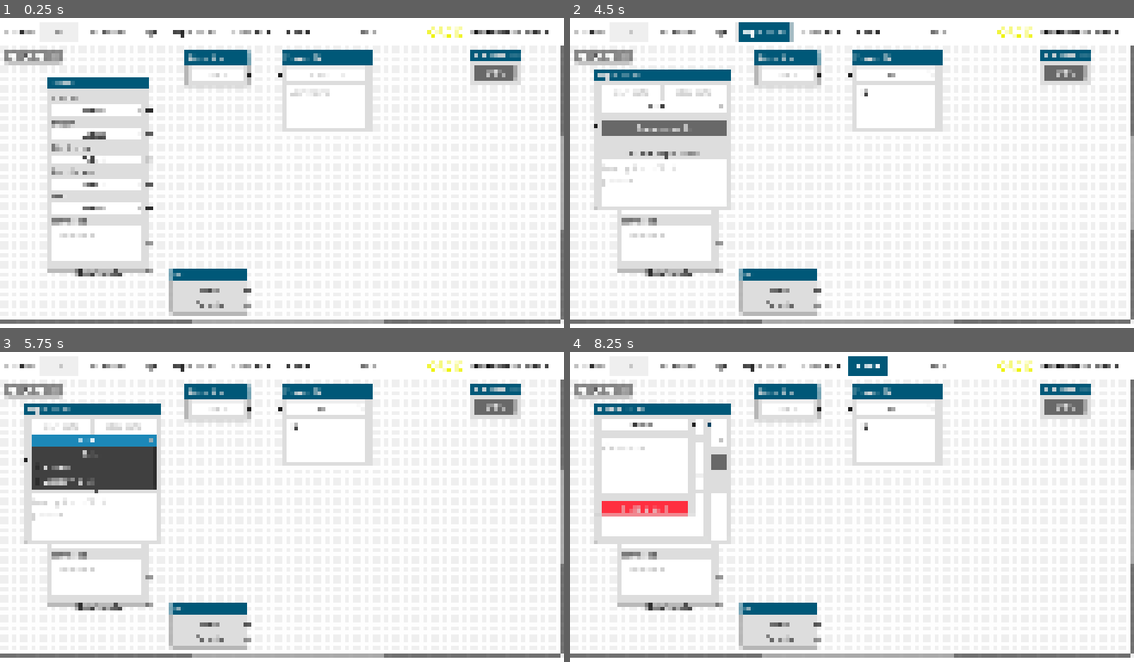
Above: before the commit, frames 1-4 (two rows, left to right).
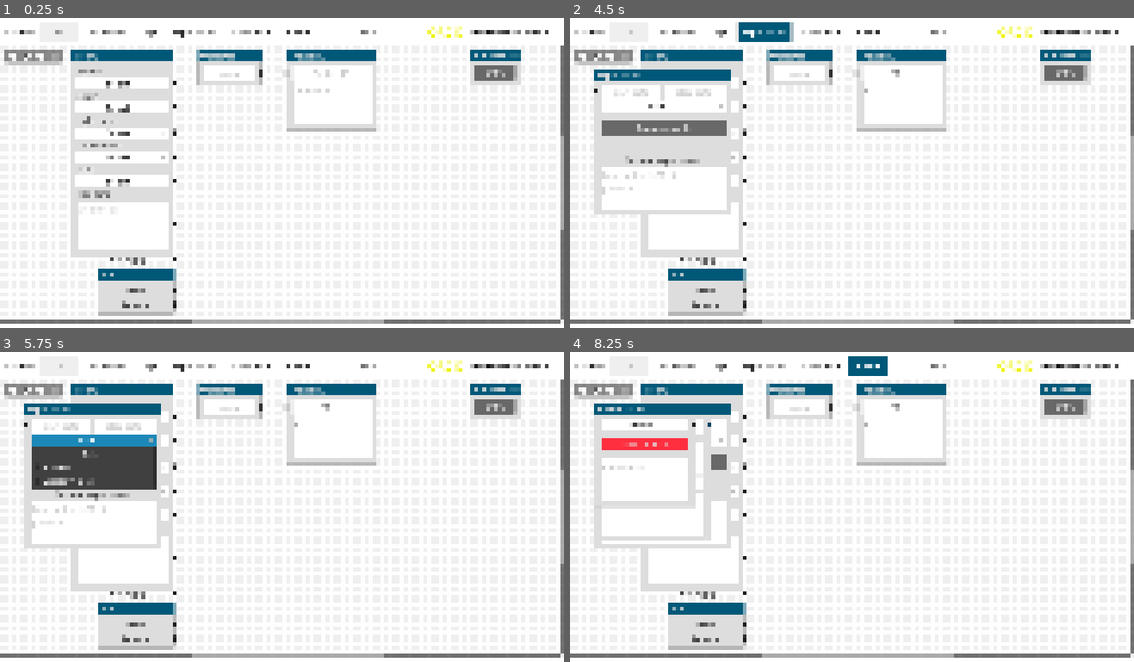
Above: after the commit, the same moments.

Repository: sciple/metadata-app
Game: Godot game, scene res://main.tscn
Same seed, same stepped clock (60 frames per second), same inputs: the game is played once before the commit and once after it.
Inputs (mouse positions are in pixels of both pictures, inside the frame that each line leads up to):
- Up to frame 1 (0.25 s): no input
- Up to frame 2 (4.5 s): click (626, 30) at 0.52 s; type "12" at 0.6 s; click (897, 73) at 0.75 s; type "12" at 0.83 s; click (897, 104) at 0.98 s; type "12" at 1.07 s; click "Operator" at 1.25 s; click (626, 92) at 2.02 s; type "Alex" at 2.1 s; click "Cage" at 2.75 s; click (632, 92) at 3.52 s; type "12" at 3.6 s; click (632, 120) at 3.75 s; type "12" at 3.83 s; click (632, 135) at 3.98 s; type "12" at 4.07 s; click "Experiment" at 4.25 s
- Up to frame 3 (5.75 s): click "Select" at 5 s
- Up to frame 4 (8.25 s): click "Raw data path" at 5.75 s; click "Y maze" at 6.5 s; click "Treatment" at 7.25 s; click "Health" at 8 s

The runs differ from the first frame. In frame 1, 13% of the frame differs, in the area x 8-67%, y 10-97%; in frame 2, 10%; in frame 3, 10%; in frame 4, 12%.

Commit message:
further cleaning

Diff:
--- a/experiment_plus/experiment_plus.tscn
+++ b/experiment_plus/experiment_plus.tscn
@@ -14,9 +14,9 @@
 offset_bottom = 286.0
 resizable = true
 title = "Experiment"
-slot/0/left_enabled = false
+slot/0/left_enabled = true
 slot/0/left_type = 0
-slot/0/left_color = Color(1, 1, 1, 1)
+slot/0/left_color = Color(0.133333, 0.133333, 0.133333, 1)
 slot/0/left_icon = null
 slot/0/right_enabled = false
 slot/0/right_type = 0
@@ -41,7 +41,7 @@
 slot/2/right_color = Color(1, 1, 1, 1)
 slot/2/right_icon = null
 slot/2/draw_stylebox = true
-slot/3/left_enabled = true
+slot/3/left_enabled = false
 slot/3/left_type = 0
 slot/3/left_color = Color(0.133333, 0.133333, 0.133333, 1)
 slot/3/left_icon = null
@@ -77,15 +77,17 @@
 slot/6/right_color = Color(1, 1, 1, 1)
 slot/6/right_icon = null
 slot/6/draw_stylebox = true
+slot/7/left_enabled = false
+slot/7/left_type = 0
+slot/7/left_color = Color(1, 1, 1, 1)
+slot/7/left_icon = null
+slot/7/right_enabled = false
+slot/7/right_type = 0
+slot/7/right_color = Color(1, 1, 1, 1)
+slot/7/right_icon = null
+slot/7/draw_stylebox = true
 
-[node name="FileDialog" type="FileDialog" parent="." index="1"]
-title = "Open a File"
-ok_button_text = "Open"
-file_mode = 0
-access = 2
-use_native_dialog = true
-
-[node name="HBoxContainer" type="HBoxContainer" parent="." index="2"]
+[node name="HBoxContainer" type="HBoxContainer" parent="." index="1"]
 layout_mode = 2
 size_flags_vertical = 4
 
@@ -101,7 +103,7 @@
 size_flags_vertical = 4
 placeholder_text = "stop date"
 
-[node name="option_button" parent="." index="3" instance=ExtResource("4_1srum")]
+[node name="option_button" parent="." index="2" instance=ExtResource("4_1srum")]
 layout_mode = 2
 item_count = 3
 popup/item_1/text = "Y maze"
@@ -109,20 +111,25 @@
 popup/item_2/text = "Western Blot"
 popup/item_2/id = 2
 
-[node name="HSeparator" type="HSeparator" parent="." index="4"]
+[node name="HSeparator" type="HSeparator" parent="." index="3"]
 layout_mode = 2
 theme_override_constants/separation = 13
 theme_override_styles/separator = SubResource("StyleBoxFlat_53jfp")
 
-[node name="find_raw_data" type="Button" parent="." index="5"]
+[node name="find_raw_data" type="Button" parent="." index="4"]
 layout_mode = 2
 text = "Raw data path"
 script = ExtResource("3_yub4b")
 
-[node name="raw_data_path" parent="." index="6" instance=ExtResource("5_7rd3j")]
+[node name="raw_data_path" parent="." index="5" instance=ExtResource("5_7rd3j")]
 layout_mode = 2
 theme_override_font_sizes/font_size = 14
 text = "..."
+
+[node name="HSeparator2" type="HSeparator" parent="." index="6"]
+layout_mode = 2
+theme_override_constants/separation = 13
+theme_override_styles/separator = SubResource("StyleBoxFlat_53jfp")
 
 [node name="Label" type="Label" parent="." index="7"]
 modulate = Color(0.259294, 0.259294, 0.259294, 1)
@@ -134,5 +141,12 @@
 layout_mode = 2
 placeholder_text = "Description, SOP ID, protocol ..."
 
+[node name="FileDialog" type="FileDialog" parent="." index="9"]
+title = "Open a File"
+ok_button_text = "Open"
+file_mode = 0
+access = 2
+use_native_dialog = true
+
+[connection signal="pressed" from="find_raw_data" to="find_raw_data" method="_on_pressed"]
 [connection signal="file_selected" from="FileDialog" to="find_raw_data" method="_on_file_dialog_file_selected"]
-[connection signal="pressed" from="find_raw_data" to="find_raw_data" method="_on_pressed"]
--- a/health_plus/health_plus.tscn
+++ b/health_plus/health_plus.tscn
@@ -3,8 +3,6 @@
 [ext_resource type="PackedScene" uid="uid://bnr0tg0ideh1y" path="res://node_element/node_element.tscn" id="1_xbn3q"]
 [ext_resource type="PackedScene" uid="uid://b0qq2mo0de8cu" path="res://node_element/option_button.tscn" id="2_au02f"]
 [ext_resource type="PackedScene" uid="uid://2ef7xpk2mjkj" path="res://node_element/comments.tscn" id="3_2gbfq"]
-
-[sub_resource type="StyleBoxFlat" id="StyleBoxFlat_erurg"]
 
 [sub_resource type="StyleBoxFlat" id="StyleBoxFlat_oqd2m"]
 
@@ -23,6 +21,8 @@
 func _on_pressed():
 	OS.shell_open(\"mailto:email_address_here?to=email_address_here&body=AAA&subject=BBB\")
 "
+
+[sub_resource type="StyleBoxFlat" id="StyleBoxFlat_erurg"]
 
 [node name="health_plus" instance=ExtResource("1_xbn3q")]
 offset_right = 205.0
@@ -73,15 +73,6 @@
 slot/4/right_color = Color(1, 1, 1, 1)
 slot/4/right_icon = null
 slot/4/draw_stylebox = true
-slot/5/left_enabled = false
-slot/5/left_type = 0
-slot/5/left_color = Color(1, 1, 1, 1)
-slot/5/left_icon = null
-slot/5/right_enabled = false
-slot/5/right_type = 0
-slot/5/right_color = Color(1, 1, 1, 1)
-slot/5/right_icon = null
-slot/5/draw_stylebox = true
 
 [node name="option_button" parent="." index="1" instance=ExtResource("2_au02f")]
 layout_mode = 2
@@ -89,28 +80,23 @@
 popup/item_1/text = "Low body weight"
 popup/item_1/id = 1
 
-[node name="HSeparator3" type="HSeparator" parent="." index="2"]
-custom_minimum_size = Vector2(0, 14)
-layout_mode = 2
-theme_override_styles/separator = SubResource("StyleBoxFlat_erurg")
-
-[node name="comments" parent="." index="3" instance=ExtResource("3_2gbfq")]
-layout_mode = 2
-
-[node name="HSeparator" type="HSeparator" parent="." index="4"]
+[node name="HSeparator" type="HSeparator" parent="." index="2"]
 custom_minimum_size = Vector2(0, 14)
 layout_mode = 2
 theme_override_styles/separator = SubResource("StyleBoxFlat_oqd2m")
 
-[node name="mail_button" type="Button" parent="." index="5"]
+[node name="mail_button" type="Button" parent="." index="3"]
 layout_mode = 2
 theme_override_styles/normal = SubResource("StyleBoxFlat_svu5e")
 text = "Send e-mail"
 script = SubResource("GDScript_03bs6")
 
-[node name="HSeparator2" type="HSeparator" parent="." index="6"]
+[node name="HSeparator3" type="HSeparator" parent="." index="4"]
 custom_minimum_size = Vector2(0, 14)
 layout_mode = 2
-theme_override_styles/separator = SubResource("StyleBoxFlat_oqd2m")
+theme_override_styles/separator = SubResource("StyleBoxFlat_erurg")
+
+[node name="comments" parent="." index="5" instance=ExtResource("3_2gbfq")]
+layout_mode = 2
 
 [connection signal="pressed" from="mail_button" to="mail_button" method="_on_pressed"]
--- a/main.tscn
+++ b/main.tscn
@@ -113,50 +113,52 @@
 show_grid_buttons = false
 show_arrange_button = false
 
+[node name="MNMS" parent="GraphEdit" instance=ExtResource("3_wcure")]
+layout_mode = 0
+offset_left = 144.0
+offset_top = 12.0
+offset_right = 354.0
+offset_bottom = 433.0
+mouse_filter = 1
+position_offset = Vector2(144, 12)
+
 [node name="project" parent="GraphEdit" instance=ExtResource("6_b43n7")]
 layout_mode = 0
-offset_left = 573.0
-offset_top = 15.0
-offset_right = 759.0
-offset_bottom = 160.0
-mouse_filter = 1
-position_offset = Vector2(573, 15)
-
-[node name="sex_plus" parent="GraphEdit" instance=ExtResource("5_ijwid")]
-layout_mode = 0
-offset_left = 348.0
-offset_top = 458.0
-offset_right = 504.0
-offset_bottom = 547.0
-mouse_filter = 1
-position_offset = Vector2(348, 458)
-
-[node name="MNMS" parent="GraphEdit" instance=ExtResource("3_wcure")]
-layout_mode = 1
-offset_left = 94.0
-offset_top = 67.0
-offset_right = 304.0
-offset_bottom = 453.0
-mouse_filter = 1
-position_offset = Vector2(94, 67)
+offset_left = 584.0
+offset_top = 12.0
+offset_right = 770.0
+offset_bottom = 174.0
+mouse_filter = 1
+position_offset = Vector2(584, 12)
+draggable = false
+selectable = false
 
 [node name="log" parent="GraphEdit" instance=ExtResource("6_oagim")]
 layout_mode = 0
 offset_left = 958.0
 offset_top = 10.0
 offset_right = 1064.0
-offset_bottom = 73.0
+offset_bottom = 82.0
 mouse_filter = 1
 position_offset = Vector2(958, 10)
 
 [node name="operator" parent="GraphEdit" instance=ExtResource("7_gjysb")]
 layout_mode = 0
-offset_left = 379.0
-offset_top = 15.0
-offset_right = 508.0
-offset_bottom = 70.0
-mouse_filter = 1
-position_offset = Vector2(379, 15)
+offset_left = 404.0
+offset_top = 12.0
+offset_right = 533.0
+offset_bottom = 82.0
+mouse_filter = 1
+position_offset = Vector2(404, 12)
+
+[node name="sex_plus" parent="GraphEdit" instance=ExtResource("5_ijwid")]
+layout_mode = 0
+offset_left = 200.0
+offset_top = 458.0
+offset_right = 356.0
+offset_bottom = 551.0
+mouse_filter = 1
+position_offset = Vector2(200, 458)
 
 [node name="orcid_container" type="HBoxContainer" parent="."]
 layout_mode = 1
